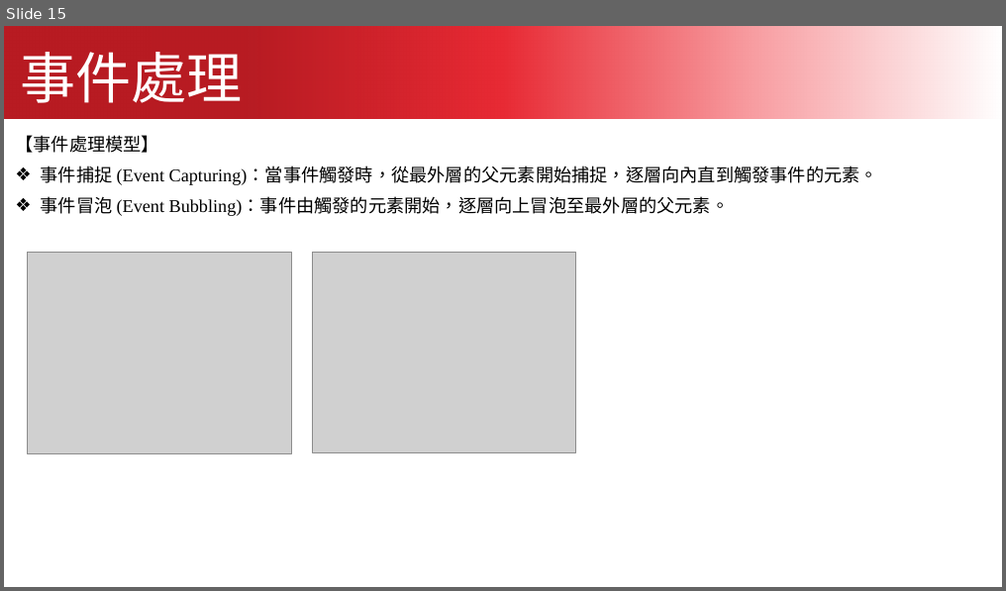
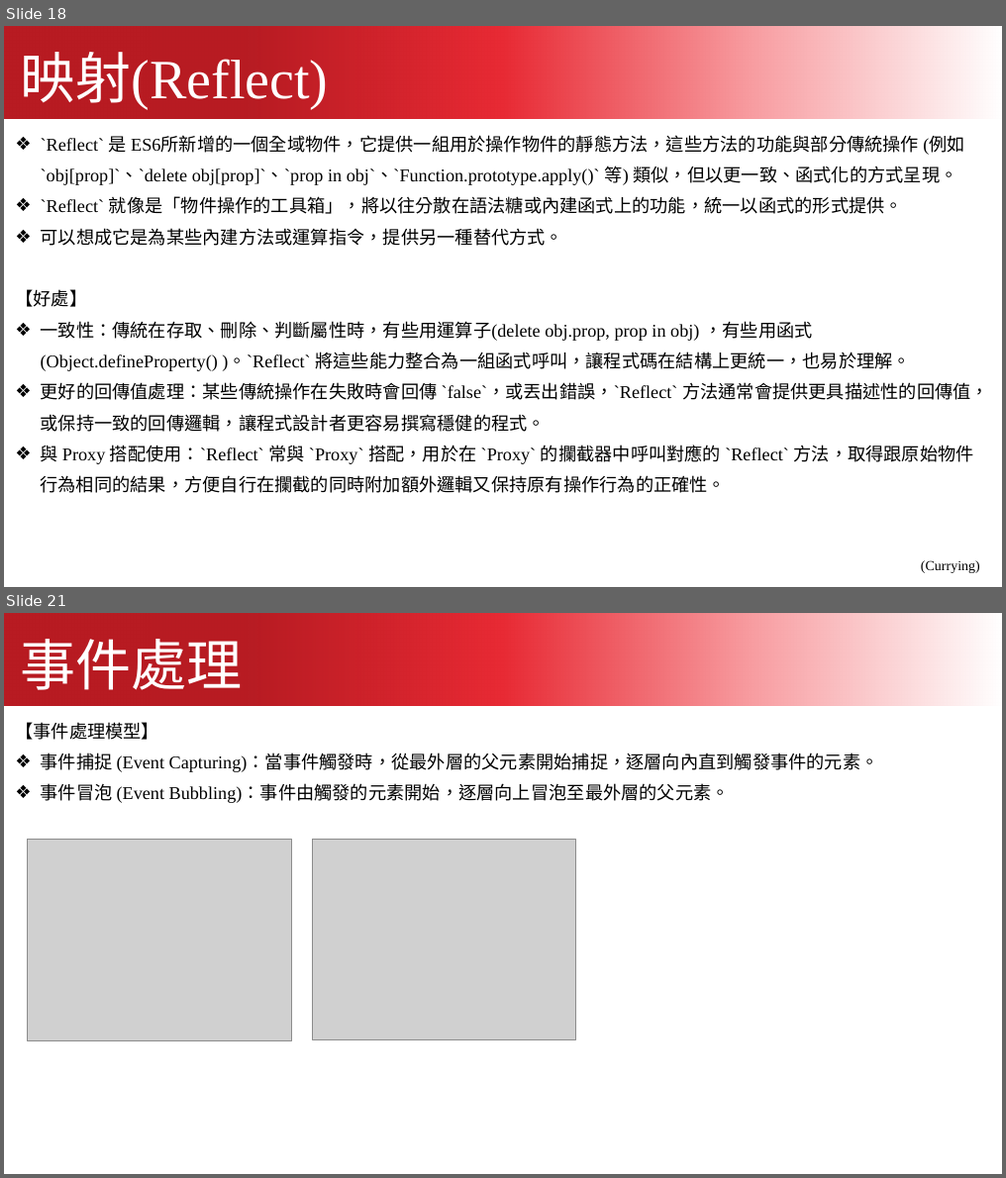
Before and after one commit to kcwc1029/blog-web, a slide deck: JavaScript/javascript_03.pptx. Shown one above the other, each under a label of ours: slide 15 before the commit, slides 18 and 21 after it; the slides between them are not shown. The pictures are 1006x591 and 1006x1178 pixels, drawn with LibreOffice and Linux fonts; fonts in the diff are those of the drawing; grey boxes stand for pictures. Boxes give left, top, right and bottom in pixels: in the first picture for what was removed or moved away, otherwise in the second. Text is boxed around its words. In the diff, an @@ line names an element or a change of style, - is before the commit and + after.

```diff
--- a/JavaScript/javascript_03.pptx
+++ b/JavaScript/javascript_03.pptx
@@ slide 18 added at <box>4,26,1002,587</box>, background #FFFFFF @@
@@ freeform shape added at <box>4,26,1002,118</box>, fill gradient #B81B22 to #E82A34 to #F89DA1 to #FFFFFF @@
@@ text added at <box>21,52,329,110</box>, 80 pt, text #FFFFFF @@
+映射(Reflect)
@@ text added at <box>15,136,989,493</box>, 26 pt, text #000000 @@
+❖ `Reflect` 是 ES6所新增的一個全域物件，它提供一組用於操作物件的靜態方法，這些方法的功能與部分傳統操作 (例如 `obj[prop]`、`delete obj[prop]`、`prop in obj`、`Function.prototype.apply()` 等) 類似，但以更一致、函式化的方式呈現。
+❖ `Reflect` 就像是「物件操作的工具箱」，將以往分散在語法糖或內建函式上的功能，統一以函式的形式提供。
+❖ 可以想成它是為某些內建方法或運算指令，提供另一種替代方式。
+【好處】
+❖ 一致性：傳統在存取、刪除、判斷屬性時，有些用運算子(delete obj.prop, prop in obj) ，有些用函式 (Object.defineProperty() )。`Reflect` 將這些能力整合為一組函式呼叫，讓程式碼在結構上更統一，也易於理解。
+❖ 更好的回傳值處理：某些傳統操作在失敗時會回傳 `false`，或丟出錯誤，`Reflect` 方法通常會提供更具描述性的回傳值，或保持一致的回傳邏輯，讓程式設計者更容易撰寫穩健的程式。
+❖ 與 Proxy 搭配使用：`Reflect` 常與 `Proxy` 搭配，用於在 `Proxy` 的攔截器中呼叫對應的 `Reflect` 方法，取得跟原始物件行為相同的結果，方便自行在攔截的同時附加額外邏輯又保持原有操作行為的正確性。
@@ text added at <box>921,561,980,573</box>, 20 pt, text #000000 @@
+(Currying)
@@ what was slide 15 is now slide 21 @@
```
Also in this commit, not shown: 17 other slides added, 12 slides removed, 6 other files.
